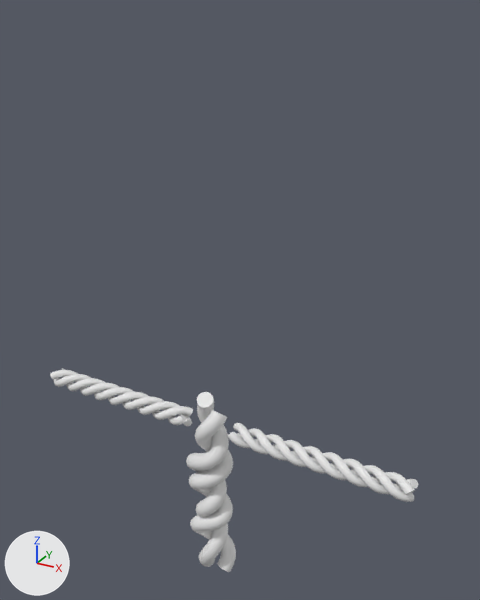
One commit to the Blender file Toys/10Min_mine/2024_10/1011_Spirals.blend: the scene before it, then after it.
One viewpoint serves both versions: a 50 mm lens placed at (11.8, -19.0, 22.9), pointed at (1.1, 0.5, 13.1). The axes (+X, +Y, +Z) are drawn at lower left. The lights are the same throughout.

Objects in the first picture: 'Spiral.003', 'Spiral.004', 'Spiral.005'.
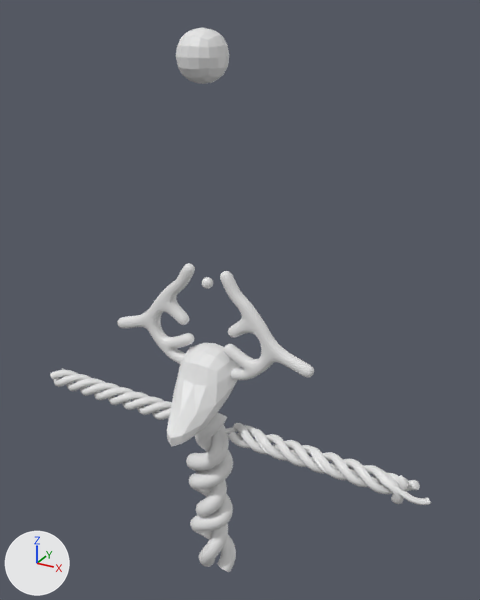
Where the newer file only moved an object's origin or applied its transform, the numbers keep the older frame.

The change, as a list of edits to the scene's bpy script:
```text
Add me_vert_001:
    me_vert_001.from_pydata([(0.0, 0.0, 13.78), (1.53, 0.0, 14.22), (2.03, 0.0, 15.31), (1.42, 0.0, 16.42), (0.52, 0.0, 17.15), (0.05, 0.0, 17.99), (0.28, 0.0, 15.53), (0.08, 0.0, 15.01), (3.68, 0.0, 14.77)], [(0, 1), (1, 2), (2, 3), (3, 4), (4, 5), (3, 6), (1, 7), (2, 8)], [])
Add me_vert:
    me_vert.from_pydata([(0.0, 0.0, 13.778)], [], [])
Add cu_spiral_003:
    cu_spiral_003 = bpy.data.curves.new('Spiral.003', 'CURVE')
    cu_spiral_003.dimensions = '3D'
    _sp = cu_spiral_003.splines.new('POLY'); _sp.points.add(72)
    _sp.points.foreach_set('co', [0.0361, 0.0, -0.577, 0.0, 0.0109, 0.134, -0.418, 0.0, -0.0481, 0.259, -0.236, 0.0, -0.127, 0.366, -0.041, 0.0, -0.219, 0.448, 0.161, 0.0, -0.316, 0.499, 0.362, 0.0, -0.409, 0.517, 0.559, 0.0, -0.487, 0.499, 0.751, 0.0, -0.542, 0.448, 0.935, 0.0, -0.566, 0.366, 1.115, 0.0, -0.557, 0.259, 1.292, 0.0, -0.518, 0.134, 1.468, 0.0, -0.457, 0.0, 1.644, 0.0, -0.382, -0.134, 1.818, 0.0, -0.305, -0.259, 1.986, 0.0, -0.232, -0.366, 2.144, 0.0, -0.16, -0.448, 2.293, 0.0, -0.0896, -0.499, 2.441, 0.0, -0.0198, -0.517, 2.591, 0.0, 0.0462, -0.499, 2.74, 0.0, 0.104, -0.448, 2.889, 0.0, 0.148, -0.366, 3.037, 0.0, 0.174, -0.259, 3.184, 0.0, 0.181, -0.134, 3.33, 0.0, 0.168, 0.0, 3.473, 0.0, 0.137, 0.134, 3.615, 0.0, 0.0917, 0.259, 3.754, 0.0, 0.0334, 0.366, 3.891, 0.0, -0.0475, 0.448, 4.028, 0.0, -0.146, 0.499, 4.165, 0.0, -0.253, 0.517, 4.302, 0.0, -0.36, 0.499, 4.439, 0.0, -0.458, 0.448, 4.577, 0.0, -0.54, 0.366, 4.714, 0.0, -0.598, 0.259, 4.851, 0.0, -0.629, 0.134, 4.989, 0.0, -0.627, 0.0, 5.127, 0.0, -0.594, -0.134, 5.266, 0.0, -0.53, -0.259, 5.405, 0.0, -0.441, -0.366, 5.545, 0.0, -0.333, -0.448, 5.686, 0.0, -0.215, -0.499, 5.827, 0.0, -0.0951, -0.517, 5.969, 0.0, 0.0188, -0.499, 6.114, 0.0, 0.119, -0.448, 6.266, 0.0, 0.196, -0.366, 6.426, 0.0, 0.243, -0.259, 6.591, 0.0, 0.259, -0.134, 6.763, 0.0, 0.242, 0.0, 6.939, 0.0, 0.195, 0.134, 7.119, 0.0, 0.122, 0.259, 7.304, 0.0, 0.0317, 0.366, 7.494, 0.0, -0.0665, 0.448, 7.688, 0.0, -0.167, 0.499, 7.884, 0.0, -0.264, 0.517, 8.083, 0.0, -0.354, 0.499, 8.285, 0.0, -0.431, 0.448, 8.491, 0.0, -0.49, 0.366, 8.699, 0.0, -0.528, 0.259, 8.908, 0.0, -0.545, 0.134, 9.117, 0.0, -0.54, 0.0, 9.323, 0.0, -0.516, -0.134, 9.527, 0.0, -0.471, -0.259, 9.727, 0.0, -0.399, -0.366, 9.924, 0.0, -0.305, -0.448, 10.12, 0.0, -0.195, -0.499, 10.31, 0.0, -0.0779, -0.517, 10.5, 0.0, 0.0392, -0.499, 10.69, 0.0, 0.147, -0.448, 10.88, 0.0, 0.238, -0.366, 11.06, 0.0, 0.303, -0.259, 11.23, 0.0, 0.338, -0.134, 11.4, 0.0, 0.339, 0.0, 11.54, 0.0])
    _sp.use_endpoint_u = True
    cu_spiral_003.use_path = True
    cu_spiral_003.bevel_depth = 0.2
    cu_spiral_003.fill_mode = 'FULL'
    cu_spiral_003.use_fill_caps = True
Add ob_spiral_006:
    ob_spiral_006 = bpy.data.objects.new('Spiral.006', cu_spiral_003)
    ob_spiral_006.location = (1.05, 0.0, 7.59)
    ob_spiral_006.rotation_euler = (0.0, 1.571, 0.0)  # degrees (0, 90, 0)
    ob_spiral_006.scale = (0.463, 0.664, 0.664)
Add ob_vert_001:
    ob_vert_001 = bpy.data.objects.new('Vert.001', me_vert_001)  # modifiers SKIN, SUBSURF, MIRROR
    ob_vert_001.location = (0.61, 0.0, -3.61)
Add ob_cube:
    ob_cube = bpy.data.objects.new('Cube', me_cube)  # 98 vertices, 96 faces; spans x -1.19..1.19, y -2.73..0.97, z -1.56..1.39
    ob_cube.location = (0.0, 0.0, 9.8)
Add ob_vert:
    ob_vert = bpy.data.objects.new('Vert', me_vert)  # modifiers SKIN, SUBSURF
    ob_vert.location = (0.0, 0.0, 0.0)
Add ob_cube_001:
    ob_cube_001 = bpy.data.objects.new('Cube.001', me_cube_001)  # a box spanning x -1.0..1.0, y -1.0..1.0, z -1.0..1.0; modifiers SUBSURF
    ob_cube_001.location = (0.0, 0.0, 21.51)
```

Pixel boxes [x1, y1, x2, y2] of what changed, in the pictures (480 x 600 px):
'Vert.001', added
    after: [117, 263, 314, 380]
'Cube', added
    after: [167, 343, 241, 447]
'Cube.001', added
    after: [176, 27, 229, 84]
'Spiral.006', added
    after: [224, 425, 430, 505]
'Vert', added
    after: [202, 277, 213, 289]
